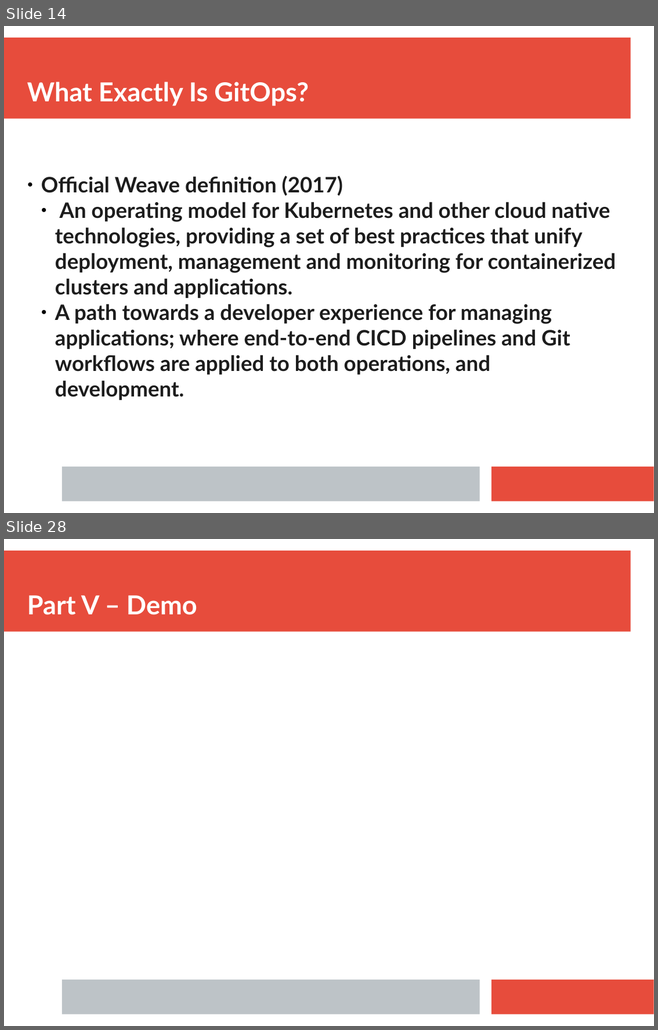
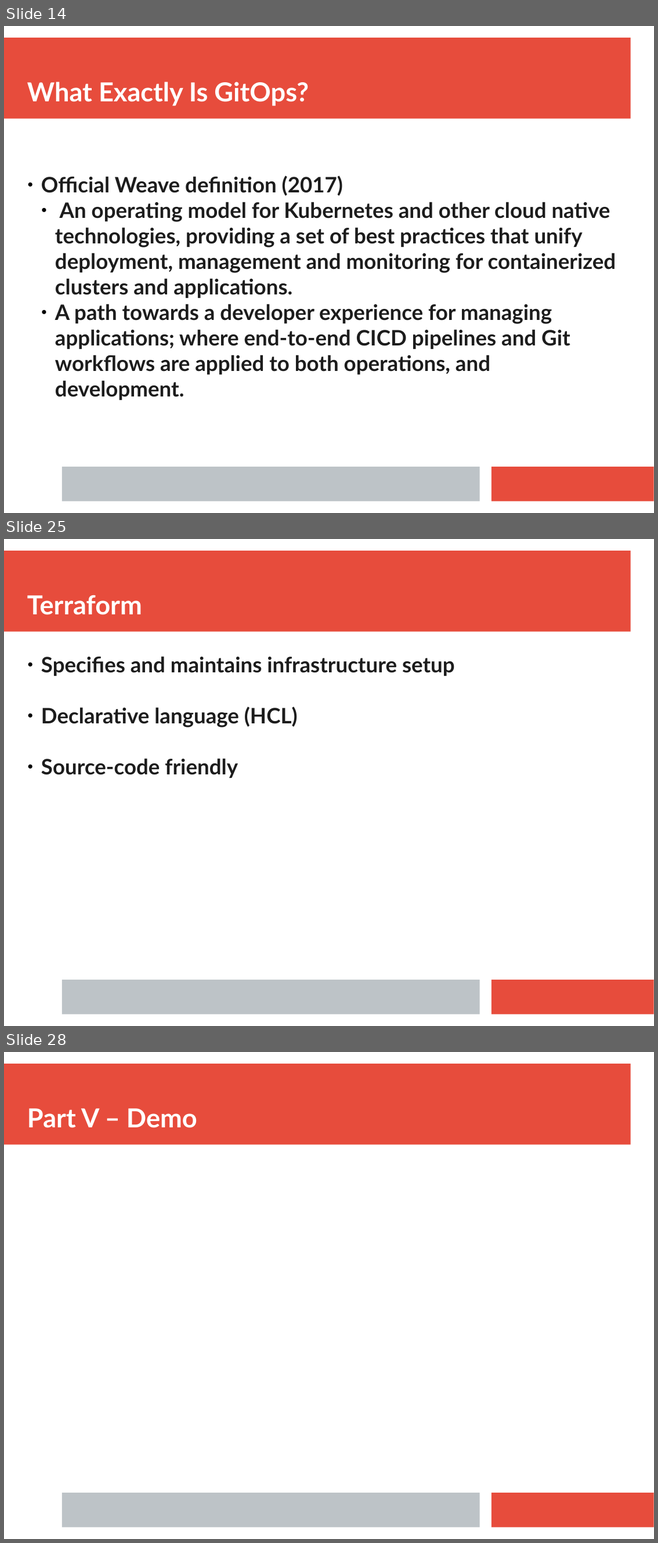
Before and after one commit to ianmiell/gitops-first-steps, a slide deck: slides/gitops_first_steps.pptx. Shown one above the other, each under a label of ours: slides 14 and 28 before the commit, slides 14, 25 and 28 after it; the slides between them are not shown. The pictures are 658x1030 and 658x1543 pixels, drawn with LibreOffice and Linux fonts; fonts in the diff are those of the drawing. Boxes give left, top, right and bottom in pixels: in the first picture for what was removed or moved away, otherwise in the second. Text is boxed around its words. In the diff, an @@ line names an element or a change of style, - is before the commit and + after.

```diff
--- a/slides/gitops_first_steps.pptx
+++ b/slides/gitops_first_steps.pptx
@@ slide 25 added at (x1=4, y1=539, x2=654, y2=1026), background #FFFFFF; not listed: 3 template elements that a slide beside it also shows @@
@@ text added at (x1=27, y1=595, x2=142, y2=615), 32 pt, text #FFFFFF, bold @@
+Terraform
@@ text added at (x1=41, y1=656, x2=455, y2=778), 26 pt, text #1C1C1C, bold @@
+● Specifies and maintains infrastructure setup
+● Declarative language (HCL)
+● Source-code friendly
```
Also in this commit, not shown: 2 slides changed, 6 other slides added, 2 slides removed.
